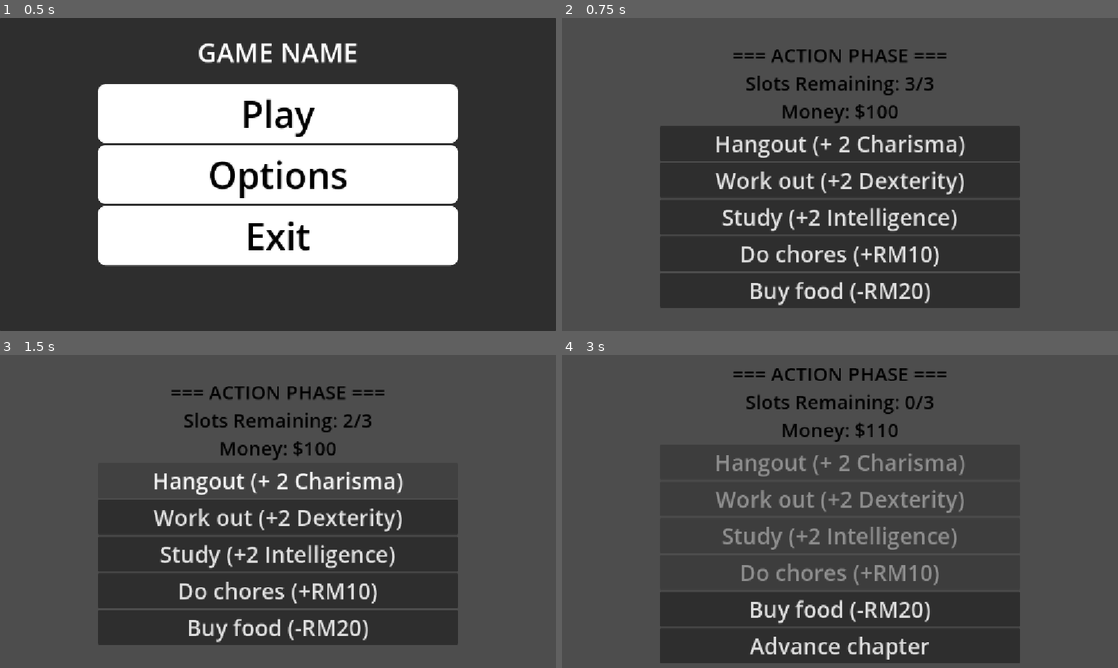
Above: before the commit, frames 1-4 (two rows, left to right).
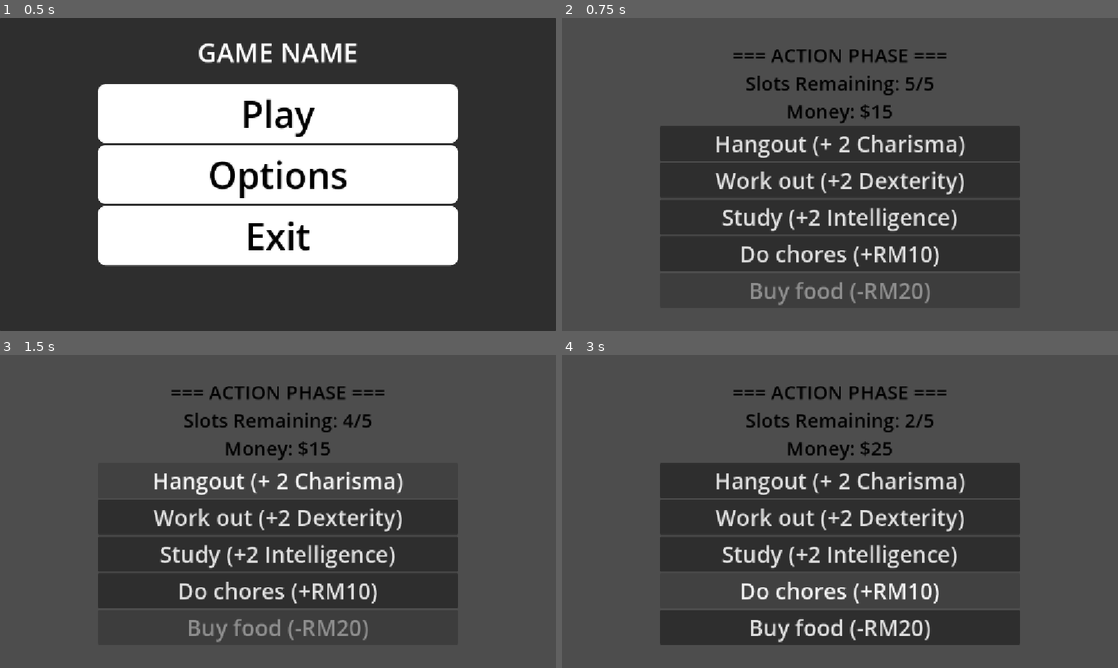
Above: after the commit, the same moments.

Repository: rusycem/MerdekaJam2026
Game: Godot game, scene res://scenes/main_menu.tscn
Same seed, same stepped clock (60 frames per second), same inputs: the game is played once before the commit and once after it.
Inputs:
- Up to frame 1 (0.5 s): no input
- Up to frame 2 (0.75 s): click "Play" at 0.5 s
- Up to frame 3 (1.5 s): click "Hangout (+ 2 Charisma)" at 1.25 s
- Up to frame 4 (3 s): click "Work out (+2 Dexterity)" at 2 s; click "Do chores (+RM10)" at 2.75 s

Frame 1 is identical in both runs. In frame 2, 1.2% of the frame differs, in the area x 34-67%, y 18-92%; in frame 3, 1.2%; in frame 4, 17%, in the area x 17-83%, y 4-99%.

Commit message:
Added chores button, tweaked update_ui_state function to only enable buy food button when money is greater than 20, need to work on minigames scene soon

Diff:
--- a/scripts/action_manager.gd
+++ b/scripts/action_manager.gd
@@ -10,9 +10,9 @@
 @onready var advance_btn: Button = $VBoxContainer/AdvanceButton
 
 # --- ACTION PHASE STATE ---
-var max_slots: int = 3
-var current_slots: int = 3
-var money: int = 100
+var max_slots: int = 5
+var current_slots: int = max_slots
+var money: int = 10
 
 var stats = {
 	"charisma": 0,
@@ -29,6 +29,7 @@
 	chores_btn.pressed.connect(_on_chores_pressed)
 	buy_food_btn.pressed.connect(_on_buy_food_pressed)
 	advance_btn.pressed.connect(_on_advance_pressed)
+	money += 5
 
 	update_ui_state()
 
@@ -41,7 +42,7 @@
 	work_out_btn.disabled = not has_slots
 	study_btn.disabled = not has_slots
 	chores_btn.disabled = not has_slots
-
+	buy_food_btn.disabled = money < 20
 	advance_btn.visible = not has_slots
 
 func _on_hang_out_pressed() -> void:
@@ -87,7 +88,7 @@
 	print("30-Second Practice Started!")
 	study_btn.disabled = true
 
-	var timer = get_tree().create_timer(30.0)
+	var timer = get_tree().create_timer(1.0)
 	timer.timeout.connect(func():
 		print("Practice finished!")
 		update_ui_state()
